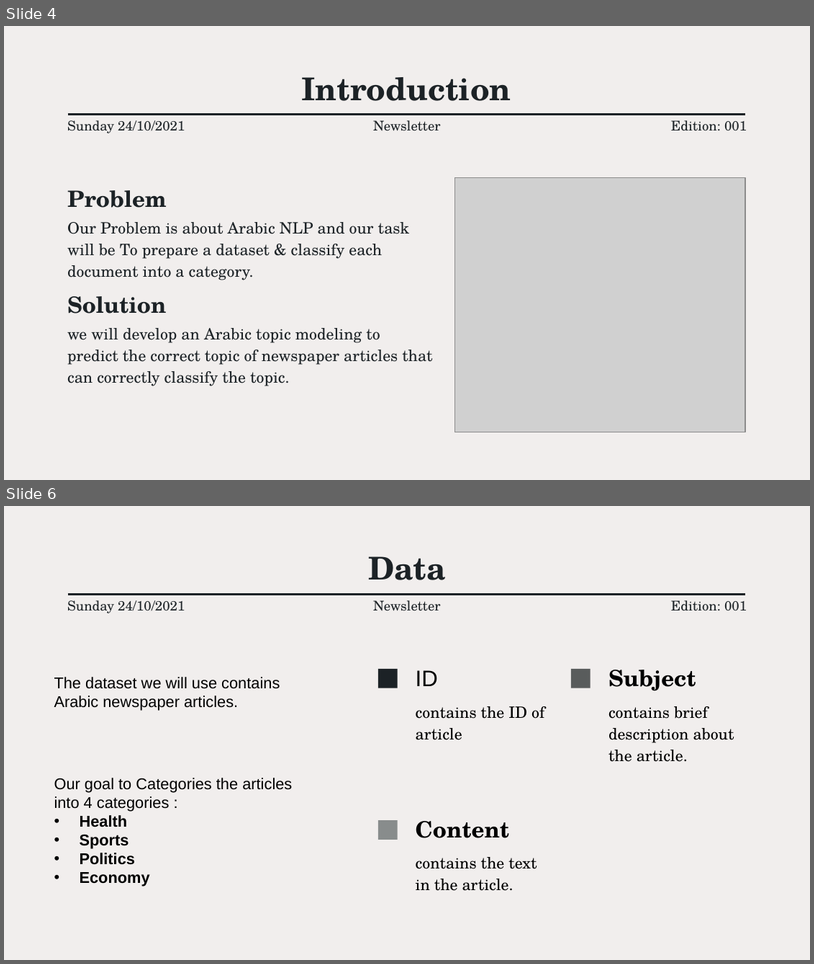
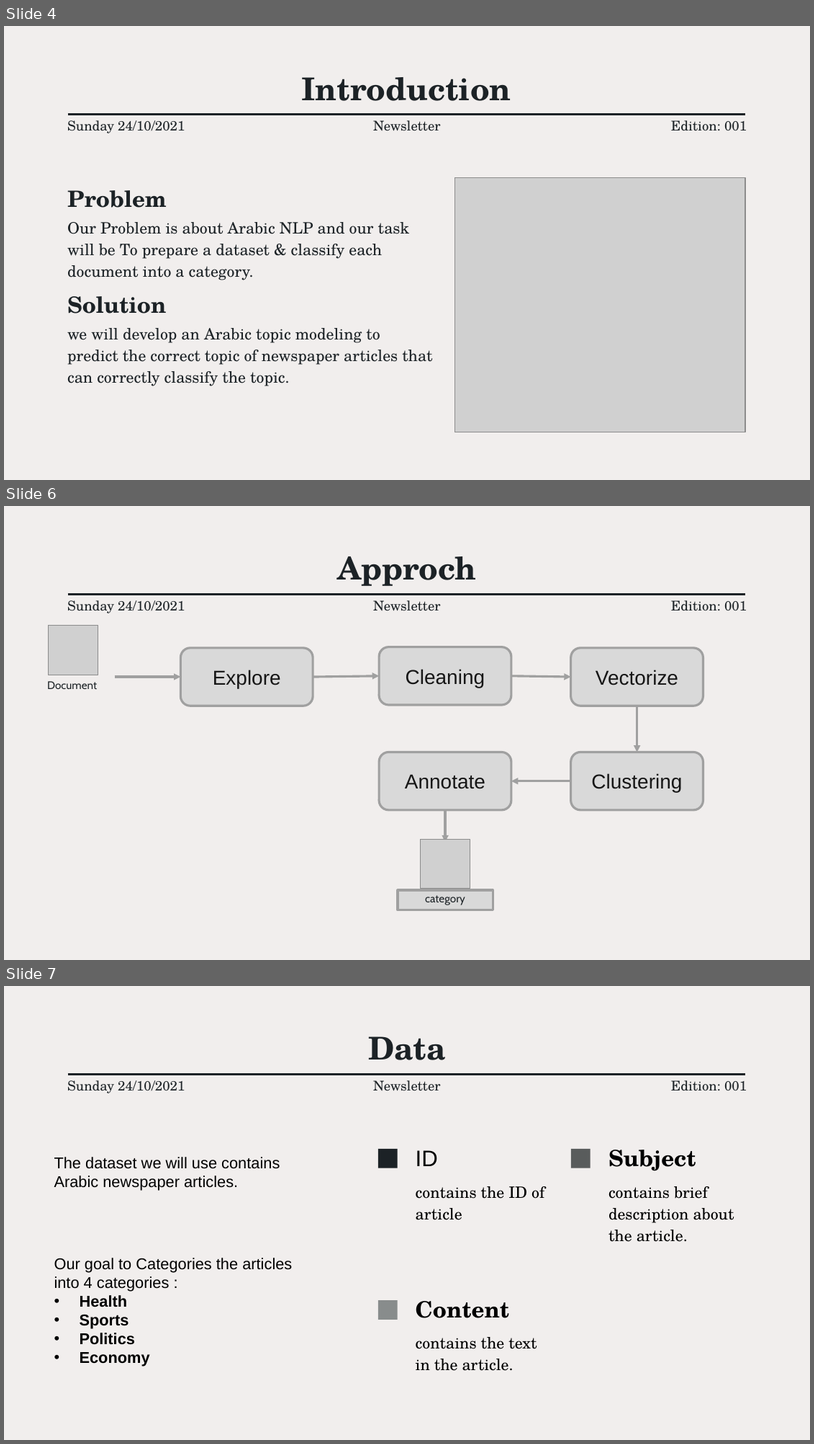
Before and after one commit to MaMuhanna/Arabic_NLP_Unsupervised_Topic_modeling, a slide deck: Topic_Modeling.pptx. Shown one above the other, each under a label of ours: slides 4 and 6 before the commit, slides 4, 6 and 7 after it; the slides between them are not shown. The pictures are 814x964 and 814x1444 pixels, drawn with LibreOffice and Linux fonts; fonts in the diff are those of the drawing; grey boxes stand for pictures. Boxes give left, top, right and bottom in pixels: in the first picture for what was removed or moved away, otherwise in the second. Text is boxed around its words. In the diff, an @@ line names an element or a change of style, - is before the commit and + after.

```diff
--- a/Topic_Modeling.pptx
+++ b/Topic_Modeling.pptx
@@ slide 6 added at box(4, 506, 810, 960), background #F1EEED; not listed: 1 template element that a slide beside it also shows @@
@@ title added at box(337, 556, 477, 586), 28 pt, text #1C2226, bold @@
+Approch
@@ subtitle added at box(67, 600, 185, 613), 12 pt, text #1C2226 @@
+Sunday 24/10/2021
@@ subtitle added at box(373, 600, 440, 611), 12 pt, text #1C2226 @@
+Newsletter
@@ subtitle added at box(671, 600, 747, 611), 12 pt, text #1C2226 @@
+Edition: 001
@@ picture added at box(49, 626, 98, 674) @@
@@ group added at box(180, 647, 703, 842): 5 arrows, 5 rounded rectangles @@
+Clustering
+Annotate
+Explore
+Cleaning
+Vectorize
@@ arrow added from (114, 677) to (180, 677), #A1A1A1 2 pt @@
@@ text added at box(47, 681, 97, 689), 9.8 pt, text #1C2226 @@
+Document
@@ picture added at box(421, 839, 470, 888) @@
@@ rectangle added at box(398, 890, 493, 910), fill #D9D9D9, outline #A1A1A1 2 pt, 9.8 pt, text #1C2226 @@
+category
@@ what was slide 6 is now slide 7 @@
```
Also in this commit, not shown: 1 slide changed.
